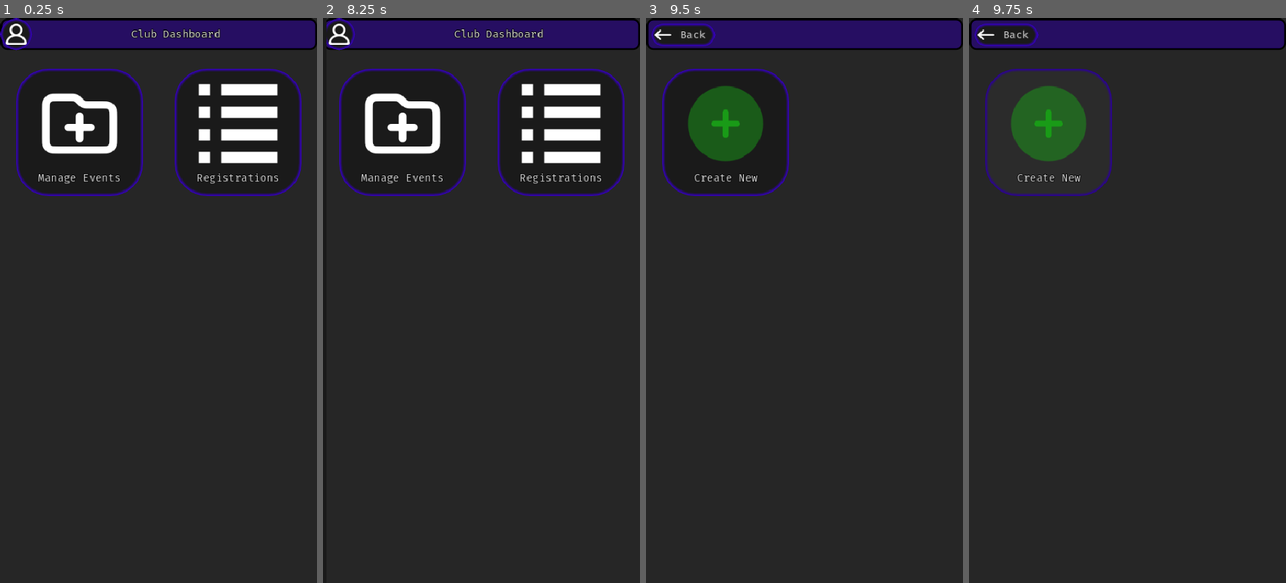
Above: before the commit, frames 1-4 (left to right).
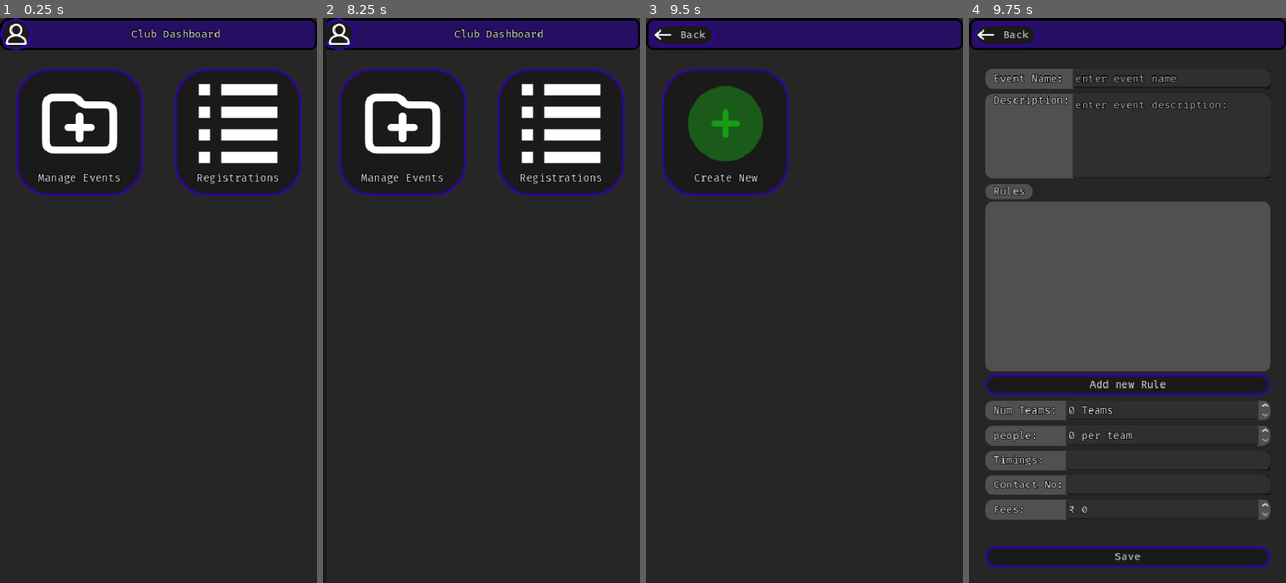
Above: after the commit, the same moments.

Repository: master172/clubdashboard
Game: Godot game, scene res://src/Main/Main.tscn
Two runs of this game, one before a commit and one after it. Both use one fixed random seed, a clock stepped at 60 frames per second and the inputs below. Before the commit the project has no main scene; this scene is started directly in both runs.
Inputs (mouse positions are in pixels of both pictures, inside the frame that each line leads up to):
- Up to frame 1 (0.25 s): no input
- Up to frame 2 (8.25 s): click (402, 131) at 0.5 s; click "Back" at 1.25 s; click (338, 34) at 2 s; click "Back" at 2.75 s; click (560, 131) at 3.5 s; click (338, 34) at 4.25 s; click "Logout" at 5 s; click (402, 131) at 5.75 s; click (560, 131) at 6.5 s; click "Logout" at 7.25 s; click (338, 34) at 8 s
- Up to frame 3 (9.5 s): click (725, 131) at 8.75 s
- Up to frame 4 (9.75 s): click (1048, 131) at 9.5 s

Frames 1-3 are identical in both runs. In frame 4, 40% of the frame differs, in the area x 5-96%, y 9-98%.

Commit message:
event registrations frontend done

Diff:
--- /dev/null
+++ b/Autoload/Utils.gd
@@ -0,0 +1,20 @@
+extends Node
+
+var login_user_id:String = ""
+var login_club:String = ""
+
+func is_valid_phone_number(phone: String) -> bool:
+	var regex := RegEx.new()
+	regex.compile("^\\+?\\d{1,4}?[-.\\s]?\\(?\\d{1,3}?\\)?[-.\\s]?\\d{1,4}[-.\\s]?\\d{1,4}[-.\\s]?\\d{1,9}$")
+	return regex.search(phone) != null
+
+func is_whitespace(string:String) -> bool:
+	var regex :RegEx = RegEx.new()
+	regex.compile("^\\s*$")
+	return regex.search(string) != null
+
+func has_property(node:Node,property:String):
+	for i in node.get_property_list():
+		if i.name == property:
+			return true
+	return false
--- a/Resources/MainTheme.tres
+++ b/Resources/MainTheme.tres
@@ -87,5 +87,11 @@
 Label/constants/outline_size = 4
 Label/font_sizes/font_size = 16
 Label/fonts/font = ExtResource("1_f5rfs")
+LineEdit/colors/font_placeholder_color = Color(0.878431, 0.878431, 0.878431, 0.784314)
+LineEdit/constants/outline_size = 4
+LineEdit/fonts/font = ExtResource("1_f5rfs")
 Panel/styles/panel = SubResource("StyleBoxFlat_4swcv")
 PanelContainer/styles/panel = SubResource("StyleBoxFlat_tohqo")
+TextEdit/colors/font_placeholder_color = Color(0.88, 0.88, 0.88, 0.784314)
+TextEdit/constants/outline_size = 4
+TextEdit/fonts/font = ExtResource("1_f5rfs")
--- /dev/null
+++ b/assets/Icons/close.svg
@@ -0,0 +1,12 @@
+<!DOCTYPE svg PUBLIC "-//W3C//DTD SVG 1.1//EN" "http://www.w3.org/Graphics/SVG/1.1/DTD/svg11.dtd">
+
+<!-- Uploaded to: SVG Repo, www.svgrepo.com, Transformed by: SVG Repo Mixer Tools -->
+<svg width="800px" height="800px" viewBox="0 0 24 24" fill="none" xmlns="http://www.w3.org/2000/svg">
+
+<g id="SVGRepo_bgCarrier" stroke-width="0"/>
+
+<g id="SVGRepo_tracerCarrier" stroke-linecap="round" stroke-linejoin="round"/>
+
+<g id="SVGRepo_iconCarrier"> <circle opacity="0.5" cx="12" cy="12" r="10" stroke="#ffffff" stroke-width="1.5"/> <path d="M14.5 9.50002L9.5 14.5M9.49998 9.5L14.5 14.5" stroke="#ffffff" stroke-width="1.5" stroke-linecap="round"/> </g>
+
+</svg>
--- a/project.godot
+++ b/project.godot
@@ -11,8 +11,13 @@
 [application]
 
 config/name="ClubDashboard"
+run/main_scene="uid://dgc3m4i4156v3"
 config/features=PackedStringArray("4.4", "Mobile")
 config/icon="res://icon.svg"
+
+[autoload]
+
+Utils="*res://Autoload/Utils.gd"
 
 [display]
 
@@ -22,6 +27,10 @@
 window/stretch/aspect="expand"
 window/handheld/orientation=1
 
+[input_devices]
+
+pointing/emulate_touch_from_mouse=true
+
 [rendering]
 
 renderer/rendering_method="mobile"
--- /dev/null
+++ b/src/Main/create_event.gd
@@ -0,0 +1,119 @@
+extends Control
+
+@onready var contact_no: LineEdit = $VBoxContainer/MarginContainer/ScrollContainer/FormContainer/ContactNo/MarginContainer/HBoxContainer/contact_no
+@onready var event_name: LineEdit = $VBoxContainer/MarginContainer/ScrollContainer/FormContainer/EventName/MarginContainer/HBoxContainer/event_name
+@onready var description: TextEdit = $VBoxContainer/MarginContainer/ScrollContainer/FormContainer/EventDescription/MarginContainer/HBoxContainer/description
+@onready var num_teams: SpinBox = $VBoxContainer/MarginContainer/ScrollContainer/FormContainer/NumTeams/MarginContainer/HBoxContainer/num_teams
+@onready var num_participants: SpinBox = $VBoxContainer/MarginContainer/ScrollContainer/FormContainer/NumParticipants/MarginContainer/HBoxContainer/num_participants
+@onready var timings: LineEdit = $VBoxContainer/MarginContainer/ScrollContainer/FormContainer/Timings/MarginContainer/HBoxContainer/timings
+@onready var fees: SpinBox = $VBoxContainer/MarginContainer/ScrollContainer/FormContainer/NumParticipants2/MarginContainer/HBoxContainer/fees
+@onready var rule_container: VBoxContainer = $VBoxContainer/MarginContainer/ScrollContainer/FormContainer/RulesPanel/VBoxContainer/PanelContainer/MarginContainer/ScrollContainer/RuleContainer
+
+const RULE = preload("res://src/UIComponents/rule.tscn")
+
+@onready var fields :Array[Node]= [
+	event_name,
+	description,
+	num_teams,
+	num_participants,
+	timings,
+	fees,
+	contact_no,
+]
+
+@onready var field_map:Dictionary[Node,String] = {
+	event_name:"event_name",
+	description:"description",
+	num_teams:"num_teams",
+	num_participants:"num_participants",
+	timings:"timings",
+	fees:"fees",
+	contact_no:"contact_no",
+}
+
+var data:Dictionary = {
+	"club_name":Utils.login_club,
+	"event_name":"",
+	"description":"",
+	"rules":[],
+	"num_participants":0,
+	"num_teams":0,
+	"timings":"",
+	"contact_no":"",
+	"fees":0
+}
+func _on_back_pressed() -> void:
+	var EventManager:PackedScene = load("res://src/Main/manage_events.tscn")
+	get_tree().change_scene_to_packed(EventManager)
+
+
+func _on_contact_no_text_submitted(new_text: String) -> void:
+	var valid_phone_number:bool = Utils.is_valid_phone_number(new_text)
+	if not valid_phone_number:
+		OS.alert("Please enter valid phone number")
+		contact_no.text = ""
+		contact_no.release_focus()
+	else:
+		data["contact_no"] = new_text
+		contact_no.release_focus()
+
+
+func _on_event_name_text_submitted(new_text: String) -> void:
+	if Utils.is_whitespace(new_text):
+		OS.alert("please enter valid event name")
+		event_name.text = ""
+		event_name.release_focus()
+		return
+	data["event_name"] = new_text
+	event_name.release_focus()
+
+
+func _on_description_text_set() -> void:
+	if Utils.is_whitespace(description.text):
+		OS.alert("please enter valid Description")
+		description.text = ""
+		description.release_focus()
+		return
+	data["description"] = description.text
+	description.release_focus()
+
+func _on_add_rule_pressed() -> void:
+	var new_rule:Node = RULE.instantiate()
+	new_rule.name = "rule_"+str(rule_container.get_child_count())
+	new_rule.rule_entered.connect(self.add_rule)
+	rule_container.add_child(new_rule)
+	fields.append(new_rule)
+
+func add_rule(string:String):
+	data["rules"].append(string)
+
+func _on_num_teams_value_changed(value: float) -> void:
+	data["num_teams"] = int(value)
+
+
+func _on_num_participants_value_changed(value: float) -> void:
+	data["num_participants"] = int(value)
+
+func _on_timings_text_submitted(new_text: String) -> void:
+	if Utils.is_whitespace(new_text):
+		OS.alert("please enter valid Timings")
+		timings.text = ""
+		timings.release_focus()
+		return
+	data["timings"] = new_text
+	timings.release_focus()
+
+
+func _on_fees_value_changed(value: float) -> void:
+	data["fees"] = int(value)
+
+
+func _on_save_pressed() -> void:
+	data["rules"] = []
+	for i:Node in fields:
+		if i.name.begins_with("rule_"):
+			data["rules"].append(i.text)
+		else:
+			data[field_map[i]] = i.text if Utils.has_property(i,"text") else int(i.value)
+
+	_on_back_pressed()
--- a/src/Main/create_event.tscn
+++ b/src/Main/create_event.tscn
@@ -1,7 +1,10 @@
-[gd_scene load_steps=3 format=3 uid="uid://r3jpxhgb5mmx"]
+[gd_scene load_steps=5 format=3 uid="uid://r3jpxhgb5mmx"]
 
 [ext_resource type="Texture2D" uid="uid://3wbfrdbf88e6" path="res://assets/Icons/Back.svg" id="1_0te4q"]
 [ext_resource type="Theme" uid="uid://c8wib8exwpaas" path="res://Resources/MainTheme.tres" id="1_hkmfr"]
+[ext_resource type="Script" uid="uid://blf1tjb5tfab1" path="res://src/Main/create_event.gd" id="2_0te4q"]
+
+[sub_resource type="StyleBoxEmpty" id="StyleBoxEmpty_hkmfr"]
 
 [node name="CreateEvent" type="Control"]
 layout_mode = 3
@@ -11,6 +14,7 @@
 grow_horizontal = 2
 grow_vertical = 2
 theme = ExtResource("1_hkmfr")
+script = ExtResource("2_0te4q")
 
 [node name="Background" type="ColorRect" parent="."]
 layout_mode = 1
@@ -58,3 +62,213 @@
 theme_override_constants/margin_top = 24
 theme_override_constants/margin_right = 24
 theme_override_constants/margin_bottom = 24
+
+[node name="ScrollContainer" type="ScrollContainer" parent="VBoxContainer/MarginContainer"]
+layout_mode = 2
+
+[node name="FormContainer" type="VBoxContainer" parent="VBoxContainer/MarginContainer/ScrollContainer"]
+layout_mode = 2
+size_flags_horizontal = 3
+size_flags_vertical = 3
+theme_override_constants/separation = 8
+
+[node name="EventName" type="PanelContainer" parent="VBoxContainer/MarginContainer/ScrollContainer/FormContainer"]
+layout_mode = 2
+
+[node name="MarginContainer" type="MarginContainer" parent="VBoxContainer/MarginContainer/ScrollContainer/FormContainer/EventName"]
+layout_mode = 2
+theme_override_constants/margin_left = 12
+
+[node name="HBoxContainer" type="HBoxContainer" parent="VBoxContainer/MarginContainer/ScrollContainer/FormContainer/EventName/MarginContainer"]
+layout_mode = 2
+
+[node name="Title" type="Label" parent="VBoxContainer/MarginContainer/ScrollContainer/FormContainer/EventName/MarginContainer/HBoxContainer"]
+layout_mode = 2
+text = "Event Name: "
+
+[node name="event_name" type="LineEdit" parent="VBoxContainer/MarginContainer/ScrollContainer/FormContainer/EventName/MarginContainer/HBoxContainer"]
+layout_mode = 2
+size_flags_horizontal = 3
+placeholder_text = "enter event name"
+
+[node name="EventDescription" type="PanelContainer" parent="VBoxContainer/MarginContainer/ScrollContainer/FormContainer"]
+layout_mode = 2
+
+[node name="MarginContainer" type="MarginContainer" parent="VBoxContainer/MarginContainer/ScrollContainer/FormContainer/EventDescription"]
+layout_mode = 2
+theme_override_constants/margin_left = 12
+
+[node name="HBoxContainer" type="HBoxContainer" parent="VBoxContainer/MarginContainer/ScrollContainer/FormContainer/EventDescription/MarginContainer"]
+layout_mode = 2
+
+[node name="VBoxContainer" type="VBoxContainer" parent="VBoxContainer/MarginContainer/ScrollContainer/FormContainer/EventDescription/MarginContainer/HBoxContainer"]
+layout_mode = 2
+
+[node name="Title" type="Label" parent="VBoxContainer/MarginContainer/ScrollContainer/FormContainer/EventDescription/MarginContainer/HBoxContainer/VBoxContainer"]
+layout_mode = 2
+text = "Description:"
+
+[node name="description" type="TextEdit" parent="VBoxContainer/MarginContainer/ScrollContainer/FormContainer/EventDescription/MarginContainer/HBoxContainer"]
+custom_minimum_size = Vector2(0, 128)
+layout_mode = 2
+size_flags_horizontal = 3
+placeholder_text = "enter event description:"
+wrap_mode = 1
+scroll_fit_content_height = true
+
+[node name="RulesPanel" type="PanelContainer" parent="VBoxContainer/MarginContainer/ScrollContainer/FormContainer"]
+layout_mode = 2
+theme_override_styles/panel = SubResource("StyleBoxEmpty_hkmfr")
+
+[node name="VBoxContainer" type="VBoxContainer" parent="VBoxContainer/MarginContainer/ScrollContainer/FormContainer/RulesPanel"]
+layout_mode = 2
+
+[node name="Header" type="PanelContainer" parent="VBoxContainer/MarginContainer/ScrollContainer/FormContainer/RulesPanel/VBoxContainer"]
+layout_mode = 2
+size_flags_horizontal = 0
+
+[node name="MarginContainer" type="MarginContainer" parent="VBoxContainer/MarginContainer/ScrollContainer/FormContainer/RulesPanel/VBoxContainer/Header"]
+layout_mode = 2
+theme_override_constants/margin_left = 12
+theme_override_constants/margin_top = 1
+theme_override_constants/margin_right = 12
+theme_override_constants/margin_bottom = 1
+
+[node name="Title" type="Label" parent="VBoxContainer/MarginContainer/ScrollContainer/FormContainer/RulesPanel/VBoxContainer/Header/MarginContainer"]
+layout_mode = 2
+text = "Rules"
+
+[node name="PanelContainer" type="PanelContainer" parent="VBoxContainer/MarginContainer/ScrollContainer/FormContainer/RulesPanel/VBoxContainer"]
+custom_minimum_size = Vector2(0, 256)
+layout_mode = 2
+
+[node name="MarginContainer" type="MarginContainer" parent="VBoxContainer/MarginContainer/ScrollContainer/FormContainer/RulesPanel/VBoxContainer/PanelContainer"]
+layout_mode = 2
+theme_override_constants/margin_left = 5
+theme_override_constants/margin_top = 5
+theme_override_constants/margin_right = 5
+theme_override_constants/margin_bottom = 5
+
+[node name="ScrollContainer" type="ScrollContainer" parent="VBoxContainer/MarginContainer/ScrollContainer/FormContainer/RulesPanel/VBoxContainer/PanelContainer/MarginContainer"]
+layout_mode = 2
+
+[node name="RuleContainer" type="VBoxContainer" parent="VBoxContainer/MarginContainer/ScrollContainer/FormContainer/RulesPanel/VBoxContainer/PanelContainer/MarginContainer/ScrollContainer"]
+layout_mode = 2
+size_flags_horizontal = 3
+size_flags_vertical = 3
+
+[node name="AddRule" type="Button" parent="VBoxContainer/MarginContainer/ScrollContainer/FormContainer/RulesPanel/VBoxContainer"]
+layout_mode = 2
+text = "Add new Rule"
+
+[node name="NumTeams" type="PanelContainer" parent="VBoxContainer/MarginContainer/ScrollContainer/FormContainer"]
+layout_mode = 2
+
+[node name="MarginContainer" type="MarginContainer" parent="VBoxContainer/MarginContainer/ScrollContainer/FormContainer/NumTeams"]
+layout_mode = 2
+theme_override_constants/margin_left = 12
+
+[node name="HBoxContainer" type="HBoxContainer" parent="VBoxContainer/MarginContainer/ScrollContainer/FormContainer/NumTeams/MarginContainer"]
+layout_mode = 2
+
+[node name="Title" type="Label" parent="VBoxContainer/MarginContainer/ScrollContainer/FormContainer/NumTeams/MarginContainer/HBoxContainer"]
+layout_mode = 2
+text = "Num Teams: "
+
+[node name="num_teams" type="SpinBox" parent="VBoxContainer/MarginContainer/ScrollContainer/FormContainer/NumTeams/MarginContainer/HBoxContainer"]
+layout_mode = 2
+size_flags_horizontal = 3
+suffix = "Teams"
+
+[node name="NumParticipants" type="PanelContainer" parent="VBoxContainer/MarginContainer/ScrollContainer/FormContainer"]
+layout_mode = 2
+
+[node name="MarginContainer" type="MarginContainer" parent="VBoxContainer/MarginContainer/ScrollContainer/FormContainer/NumParticipants"]
+layout_mode = 2
+theme_override_constants/margin_left = 12
+
+[node name="HBoxContainer" type="HBoxContainer" parent="VBoxContainer/MarginContainer/ScrollContainer/FormContainer/NumParticipants/MarginContainer"]
+layout_mode = 2
+
+[node name="Title" type="Label" parent="VBoxContainer/MarginContainer/ScrollContainer/FormContainer/NumParticipants/MarginContainer/HBoxContainer"]
+layout_mode = 2
+text = "people:    "
+
+[node name="num_participants" type="SpinBox" parent="VBoxContainer/MarginContainer/ScrollContainer/FormContainer/NumParticipants/MarginContainer/HBoxContainer"]
+layout_mode = 2
+size_flags_horizontal = 3
+suffix = "per team"
+
+[node name="Timings" type="PanelContainer" parent="VBoxContainer/MarginContainer/ScrollContainer/FormContainer"]
+layout_mode = 2
+
+[node name="MarginContainer" type="MarginContainer" parent="VBoxContainer/MarginContainer/ScrollContainer/FormContainer/Timings"]
+layout_mode = 2
+theme_override_constants/margin_left = 12
+
+[node name="HBoxContainer" type="HBoxContainer" parent="VBoxContainer/MarginContainer/ScrollContainer/FormContainer/Timings/MarginContainer"]
+layout_mode = 2
+
+[node name="Title" type="Label" parent="VBoxContainer/MarginContainer/ScrollContainer/FormContainer/Timings/MarginContainer/HBoxContainer"]
+layout_mode = 2
+text = "Timings:   "
+horizontal_alignment = 1
+
+[node name="timings" type="LineEdit" parent="VBoxContainer/MarginContainer/ScrollContainer/FormContainer/Timings/MarginContainer/HBoxContainer"]
+layout_mode = 2
+size_flags_horizontal = 3
+
+[node name="ContactNo" type="PanelContainer" parent="VBoxContainer/MarginContainer/ScrollContainer/FormContainer"]
+layout_mode = 2
+
+[node name="MarginContainer" type="MarginContainer" parent="VBoxContainer/MarginContainer/ScrollContainer/FormContainer/ContactNo"]
+layout_mode = 2
+theme_override_constants/margin_left = 12
+
+[node name="HBoxContainer" type="HBoxContainer" parent="VBoxContainer/MarginContainer/ScrollContainer/FormContainer/ContactNo/MarginContainer"]
+layout_mode = 2
+
+[node name="Title" type="Label" parent="VBoxContainer/MarginContainer/ScrollContainer/FormContainer/ContactNo/MarginContainer/HBoxContainer"]
+layout_mode = 2
+text = "Contact No:"
+horizontal_alignment = 1
+
+[node name="contact_no" type="LineEdit" parent="VBoxContainer/MarginContainer/ScrollContainer/FormContainer/ContactNo/MarginContainer/HBoxContainer"]
+layout_mode = 2
+size_flags_horizontal = 3
+
+[node name="NumParticipants2" type="PanelContainer" parent="VBoxContainer/MarginContainer/ScrollContainer/FormContainer"]
+layout_mode = 2
+
+[node name="MarginContainer" type="MarginContainer" parent="VBoxContainer/MarginContainer/ScrollContainer/FormContainer/NumParticipants2"]
+layout_mode = 2
+theme_override_constants/margin_left = 12
+
+[node name="HBoxContainer" type="HBoxContainer" parent="VBoxContainer/MarginContainer/ScrollContainer/FormContainer/NumParticipants2/MarginContainer"]
+layout_mode = 2
+
+[node name="Title" type="Label" parent="VBoxContainer/MarginContainer/ScrollContainer/FormContainer/NumParticipants2/MarginContainer/HBoxContainer"]
+layout_mode = 2
+text = "Fees:      "
+
+[node name="fees" type="SpinBox" parent="VBoxContainer/MarginContainer/ScrollContainer/FormContainer/NumParticipants2/MarginContainer/HBoxContainer"]
+layout_mode = 2
+size_flags_horizontal = 3
+max_value = 10000.0
+prefix = "₹"
+
+[node name="Save" type="Button" parent="VBoxContainer/MarginContainer/ScrollContainer/FormContainer"]
+layout_mode = 2
+size_flags_vertical = 10
+text = "Save"
+
+[connection signal="pressed" from="VBoxContainer/Header/VBoxContainer/Back" to="." method="_on_back_pressed"]
+[connection signal="text_submitted" from="VBoxContainer/MarginContainer/ScrollContainer/FormContainer/EventName/MarginContainer/HBoxContainer/event_name" to="." method="_on_event_name_text_submitted"]
+[connection signal="text_set" from="VBoxContainer/MarginContainer/ScrollContainer/FormContainer/EventDescription/MarginContainer/HBoxContainer/description" to="." method="_on_description_text_set"]
+[connection signal="pressed" from="VBoxContainer/MarginContainer/ScrollContainer/FormContainer/RulesPanel/VBoxContainer/AddRule" to="." method="_on_add_rule_pressed"]
+[connection signal="value_changed" from="VBoxContainer/MarginContainer/ScrollContainer/FormContainer/NumTeams/MarginContainer/HBoxContainer/num_teams" to="." method="_on_num_teams_value_changed"]
+[connection signal="value_changed" from="VBoxContainer/MarginContainer/ScrollContainer/FormContainer/NumParticipants/MarginContainer/HBoxContainer/num_participants" to="." method="_on_num_participants_value_changed"]
+[connection signal="text_submitted" from="VBoxContainer/MarginContainer/ScrollContainer/FormContainer/Timings/MarginContainer/HBoxContainer/timings" to="." method="_on_timings_text_submitted"]
+[connection signal="text_submitted" from="VBoxContainer/MarginContainer/ScrollContainer/FormContainer/ContactNo/MarginContainer/HBoxContainer/contact_no" to="." method="_on_contact_no_text_submitted"]
+[connection signal="value_changed" from="VBoxContainer/MarginContainer/ScrollContainer/FormContainer/NumParticipants2/MarginContainer/HBoxContainer/fees" to="." method="_on_fees_value_changed"]
+[connection signal="pressed" from="VBoxContainer/MarginContainer/ScrollContainer/FormContainer/Save" to="." method="_on_save_pressed"]
--- a/src/Main/manage_events.gd
+++ b/src/Main/manage_events.gd
@@ -7,4 +7,5 @@
 
 
 func _on_create_new_button_pressed() -> void:
-	pass # Replace with function body.
+	var EventForm:PackedScene = load("res://src/Main/create_event.tscn")
+	get_tree().change_scene_to_packed(EventForm)
--- /dev/null
+++ b/src/Main/registrations.tscn
@@ -0,0 +1,56 @@
+[gd_scene load_steps=3 format=3 uid="uid://s7xjmryabp5d"]
+
+[ext_resource type="Theme" uid="uid://c8wib8exwpaas" path="res://Resources/MainTheme.tres" id="1_f35hx"]
+[ext_resource type="Texture2D" uid="uid://3wbfrdbf88e6" path="res://assets/Icons/Back.svg" id="2_v2a6t"]
+
+[node name="Registrations" type="Control"]
+layout_mode = 3
+anchors_preset = 15
+anchor_right = 1.0
+anchor_bottom = 1.0
+grow_horizontal = 2
+grow_vertical = 2
+theme = ExtResource("1_f35hx")
+
+[node name="Background" type="ColorRect" parent="."]
+layout_mode = 1
+anchors_preset = 15
+anchor_right = 1.0
+anchor_bottom = 1.0
+grow_horizontal = 2
+grow_vertical = 2
+color = Color(0.15, 0.15, 0.15, 1)
+
+[node name="VBoxContainer" type="VBoxContainer" parent="."]
+layout_mode = 1
+anchors_preset = 15
+anchor_right = 1.0
+anchor_bottom = 1.0
+grow_horizontal = 2
+grow_vertical = 2
+
+[node name="Header" type="Panel" parent="VBoxContainer"]
+custom_minimum_size = Vector2(0, 48)
+layout_mode = 2
+
+[node name="VBoxContainer" type="VBoxContainer" parent="VBoxContainer/Header"]
+layout_mode = 1
+anchors_preset = 15
+anchor_right = 1.0
+anchor_bottom = 1.0
+offset_left = 8.0
+offset_top = 8.0
+offset_right = -8.0
+offset_bottom = -6.0
+grow_horizontal = 2
+grow_vertical = 2
+
+[node name="Back" type="Button" parent="VBoxContainer/Header/VBoxContainer"]
+layout_mode = 2
+size_flags_horizontal = 0
+text = " Back "
+icon = ExtResource("2_v2a6t")
+
+[node name="TabContainer" type="TabContainer" parent="VBoxContainer"]
+layout_mode = 2
+size_flags_vertical = 3
--- /dev/null
+++ b/src/UIComponents/rule.gd
@@ -0,0 +1,21 @@
+extends PanelContainer
+
+signal rule_entered(rule:String)
+@onready var line_edit: LineEdit = $HBoxContainer/LineEdit
+
+var text:String:
+	get:
+		return line_edit.text
+
+func _on_line_edit_text_submitted(new_text: String) -> void:
+	if Utils.is_whitespace(new_text):
+		OS.alert("please enter a valid string")
+		line_edit.text = ""
+		line_edit.release_focus()
+		return
+	emit_signal("rule_entered",new_text)
+	line_edit.release_focus()
+
+
+func _on_button_pressed() -> void:
+	queue_free()
--- /dev/null
+++ b/src/UIComponents/rule.tscn
@@ -0,0 +1,21 @@
+[gd_scene load_steps=3 format=3 uid="uid://dap6ysjaq0jel"]
+
+[ext_resource type="Script" uid="uid://6g28kvd213yq" path="res://src/UIComponents/rule.gd" id="1_njtug"]
+[ext_resource type="Texture2D" uid="uid://u1sq87auj7bj" path="res://assets/Icons/close.svg" id="1_o31r2"]
+
+[node name="Rule" type="PanelContainer"]
+script = ExtResource("1_njtug")
+
+[node name="HBoxContainer" type="HBoxContainer" parent="."]
+layout_mode = 2
+
+[node name="Button" type="Button" parent="HBoxContainer"]
+layout_mode = 2
+icon = ExtResource("1_o31r2")
+
+[node name="LineEdit" type="LineEdit" parent="HBoxContainer"]
+layout_mode = 2
+size_flags_horizontal = 3
+
+[connection signal="pressed" from="HBoxContainer/Button" to="." method="_on_button_pressed"]
+[connection signal="text_submitted" from="HBoxContainer/LineEdit" to="." method="_on_line_edit_text_submitted"]
Not shown, added: Autoload/Utils.gd.uid
Not shown, added: assets/Icons/close.svg.import
Not shown, added: src/Main/create_event.gd.uid
Not shown, added: src/UIComponents/rule.gd.uid
